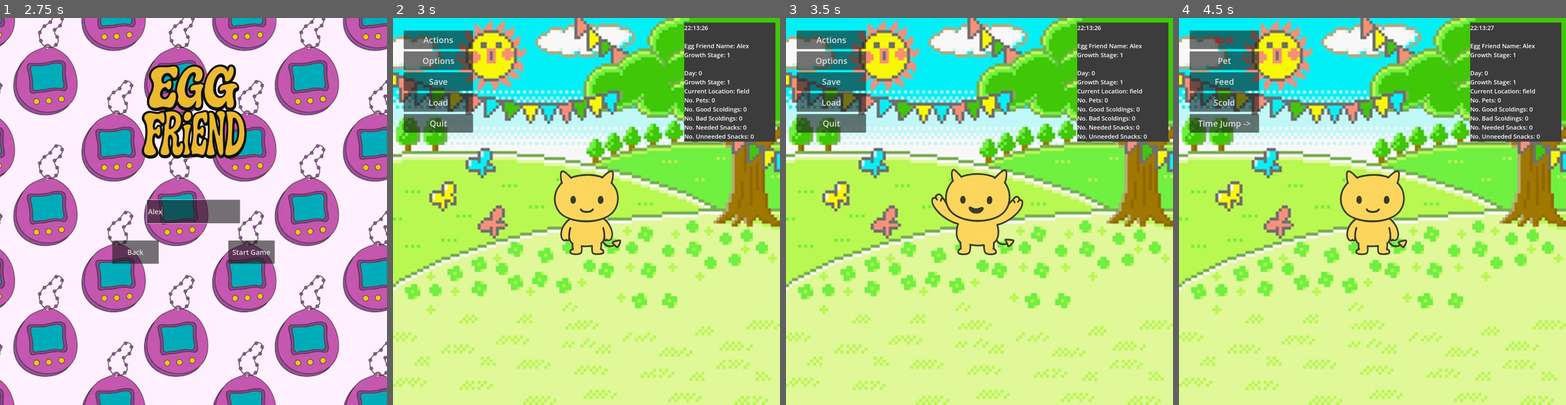
Above: before the commit, frames 1-4 (left to right).
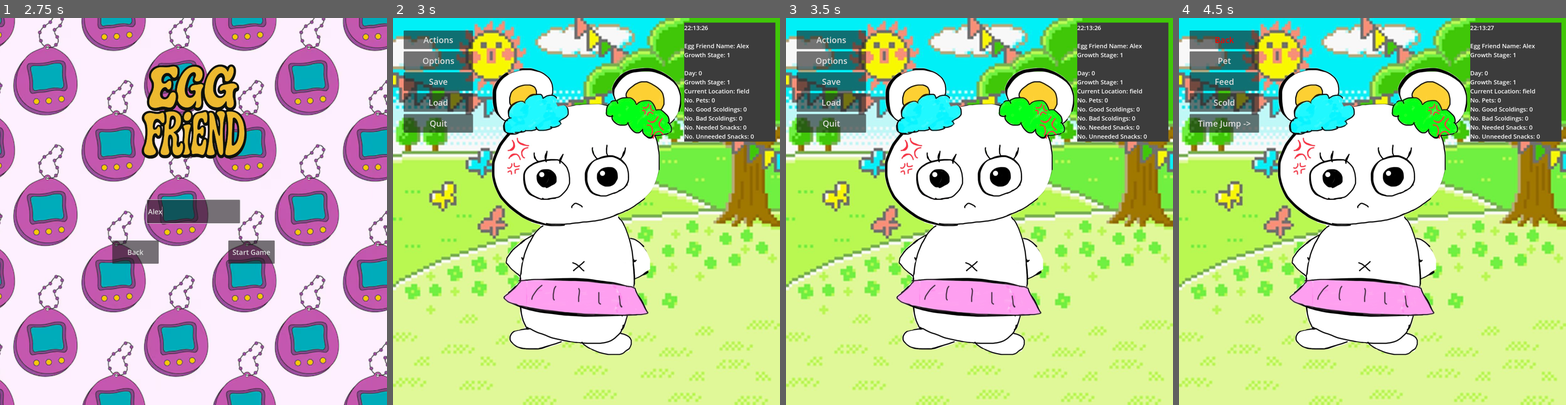
Above: after the commit, the same moments.

Repository: Izendi/egg_friend
Game: Godot game, scene res://assets/scenes/node_start_menu.tscn
Same seed, same stepped clock (60 frames per second), same inputs: the game is played once before the commit and once after it.
Inputs (mouse positions are in pixels of both pictures, inside the frame that each line leads up to):
- Up to frame 1 (2.75 s): click "New Game" at 0.5 s; click "New Egg" at 1.25 s; click (193, 211) at 2.02 s; type "Alex" at 2.1 s
- Up to frame 2 (3 s): click "Start Game" at 2.75 s
- Up to frame 3 (3.5 s): no input
- Up to frame 4 (4.5 s): tap Enter (ui_accept) at 3.5, 3.77 s; hold Right (ui_right) 3.53-4.25 s; click "Actions" at 4.25 s

Frame 1 is identical in both runs. In frame 2, 24% of the frame differs, in the area x 25-75%, y 12-88%; in frame 3, 24%; in frame 4, 24%.
Error before the commit: Attempt to call function 'store_string' in base 'null instance' on a null instance. (res://assets/scripts/GLOBAL.gd:80)
Error after the commit: Attempt to call function 'store_string' in base 'null instance' on a null instance. (res://assets/scripts/GLOBAL.gd:83)

Commit message:
added a student made sprite

Diff:
--- a/assets/scenes/areas/tamagotchi_global.gd
+++ b/assets/scenes/areas/tamagotchi_global.gd
@@ -34,6 +34,8 @@
 
 var current_egg_Friend_Scale: Vector2 = Vector2(1.0, 1.0)
 
+var oldEvolutionPath = ""
+
 # Called when the node enters the scene tree for the first time.
 func _ready():
 	# NORMAL WORK:
@@ -59,7 +61,7 @@
 
 	#load egg friend:
 	load_egg_friend(GLOBAL_game_data["egg_friend_type"])
-
+	oldEvolutionPath = GLOBAL_game_data["Evolution_Path"]
 	#For Debugging Purposes:
 	current_egg_Friend_Scale = egg_Friend_Scale
 	fit_egg_friend_to_viewport(current_egg_Friend_Scale)
@@ -152,7 +154,19 @@
 func load_egg_friend(type_name: String) -> void:
 	var path: String = ""
 	if type_name == "cd":
-		path = "res://assets/scenes/egg_friends/CD/node_2d_egg_friend_cd_baby.tscn"
+		if GLOBAL_game_data["Evolution_Path"] == "baby":
+			path = "res://assets/scenes/egg_friends/CD/node_2d_egg_friend_cd_baby.tscn"
+		elif GLOBAL_game_data["Evolution_Path"] == "bad_teen":
+			path = "res://assets/scenes/egg_friends/CD/node_2d_egg_friend_cd_bad_teen.tscn"
+		elif GLOBAL_game_data["Evolution_Path"] == "good_teen":
+			path = "res://assets/scenes/egg_friends/CD/node_2d_egg_friend_cd_good_teen.tscn"
+		elif GLOBAL_game_data["Evolution_Path"] == "bad_adult":
+			path = "res://assets/scenes/egg_friends/CD/node_2d_egg_friend_cd_bad_adult.tscn"
+		elif GLOBAL_game_data["Evolution_Path"] == "good_adult":
+			path = "res://assets/scenes/egg_friends/CD/node_2d_egg_friend_cd_good_adult.tscn"
+	elif type_name == "cutie":
+		if GLOBAL_game_data["Evolution_Path"] == "baby":
+			path = "res://assets/scenes/egg_friends/Cutie/node_2d_egg_friend_cutie_teen_good.tscn"
 	else:
 		path = "res://assets/scenes/egg_friends/CD/node_2d_egg_friend_cd_baby.tscn" # cd is the default
 		print("invalid name, using default egg friend (cd)")
@@ -170,6 +184,7 @@
 	var inst = scene.instantiate()
 	assert(inst is ef_interface) #type safety, ensures functional polymorphism
 	selected_egg_friend = inst as ef_interface
+	#assert(inst is ef_interface)
 
 	#this "add_child" function call will add the node to the scene hierarchy and
 	#	will cause things like @onready and the _ready function to start running
@@ -231,6 +246,19 @@
 		current_egg_Friend_Scale = egg_Friend_Scale
 		fit_egg_friend_to_viewport(current_egg_Friend_Scale)
 
+	if GLOBAL_game_data["Days"] < 6:
+		GLOBAL_game_data["Evolution_Path"] = "baby"
+	elif GLOBAL_game_data["Days"] > 6 and GLOBAL_game_data["Days"] <= 12:
+		GLOBAL_game_data["Evolution_Path"] = "bad_teen"
+	elif GLOBAL_game_data["Days"] > 12:
+		GLOBAL_game_data["Evolution_Path"] = "bad_adult"
+	else:
+		GLOBAL_game_data["Evolution_Path"] = "baby"
+
+	#HERE!!!
+	if oldEvolutionPath != GLOBAL_game_data["Evolution_Path"]:
+		load_egg_friend(GLOBAL_game_data["egg_friend_type"])
+		oldEvolutionPath = GLOBAL_game_data["egg_friend_type"]
 
 func _on_quit_game() -> void:
 	get_tree().quit()
--- a/assets/scenes/egg_friends/CD/node_2d_egg_friend_cd_baby.tscn
+++ b/assets/scenes/egg_friends/CD/node_2d_egg_friend_cd_baby.tscn
@@ -74,4 +74,4 @@
 
 [node name="AnimatedSprite2D" type="AnimatedSprite2D" parent="Node2D_animations"]
 sprite_frames = SubResource("SpriteFrames_voioc")
-animation = &"idle"
+animation = &"sleeping"
--- a/assets/scenes/egg_friends/CD/node_2d_egg_friend_cd_bad_adult.tscn
+++ b/assets/scenes/egg_friends/CD/node_2d_egg_friend_cd_bad_adult.tscn
@@ -1,5 +1,6 @@
-[gd_scene load_steps=10 format=3 uid="uid://c24raj2f5ik2a"]
+[gd_scene load_steps=11 format=3 uid="uid://c24raj2f5ik2a"]
 
+[ext_resource type="Script" uid="uid://corxt3bjmdlgd" path="res://assets/scripts/node_2d_egg_friend_cd_bad_adult.gd" id="1_7fvbe"]
 [ext_resource type="Texture2D" uid="uid://bgcr5tmlsyynm" path="res://assets/sprites/mySprites/CD/adult_nb_evil/adult_7-removebg-preview.png" id="1_7nu8c"]
 [ext_resource type="Texture2D" uid="uid://xfvxd2jlc5h6" path="res://assets/sprites/mySprites/CD/adult_nb_evil/ChatGPT_Image_Oct_26__2025__01_50_08_PM-0-2-removebg-preview.png" id="2_7fvbe"]
 [ext_resource type="Texture2D" uid="uid://v2ke4306woiu" path="res://assets/sprites/mySprites/CD/adult_nb_evil/ChatGPT_Image_Oct_26__2025__01_50_08_PM-1-0-removebg-preview.png" id="3_vnlnp"]
@@ -67,6 +68,7 @@
 }]
 
 [node name="Node2D_egg_friend_cd_badAdult" type="Node2D"]
+script = ExtResource("1_7fvbe")
 
 [node name="Node2D_animations" type="Node2D" parent="."]
 
--- a/assets/scenes/egg_friends/CD/node_2d_egg_friend_cd_bad_teen.tscn
+++ b/assets/scenes/egg_friends/CD/node_2d_egg_friend_cd_bad_teen.tscn
@@ -1,5 +1,6 @@
-[gd_scene load_steps=10 format=3 uid="uid://sloe184fr37o"]
+[gd_scene load_steps=11 format=3 uid="uid://sloe184fr37o"]
 
+[ext_resource type="Script" uid="uid://b5v7ak1ksfis0" path="res://assets/scripts/node_2d_egg_friend_cd_bad_teen.gd" id="1_ppblc"]
 [ext_resource type="Texture2D" uid="uid://c87ql5grtejdt" path="res://assets/sprites/mySprites/CD/teenager_nobg/teen_3-removebg-preview.png" id="1_vsru4"]
 [ext_resource type="Texture2D" uid="uid://c67lhfrukvquq" path="res://assets/sprites/mySprites/CD/teenager_nobg/teen_6-removebg-preview.png" id="2_ppblc"]
 [ext_resource type="Texture2D" uid="uid://csbb1t1yj50ux" path="res://assets/sprites/mySprites/CD/teenager_nobg/teen_7-removebg-preview.png" id="3_8fbks"]
@@ -67,6 +68,7 @@
 }]
 
 [node name="Node2D_egg_friend_cd_badTeen" type="Node2D"]
+script = ExtResource("1_ppblc")
 
 [node name="Node2D_animations" type="Node2D" parent="."]
 
--- a/assets/scenes/egg_friends/CD/node_2d_egg_friend_cd_good_adult.tscn
+++ b/assets/scenes/egg_friends/CD/node_2d_egg_friend_cd_good_adult.tscn
@@ -1,6 +1,7 @@
-[gd_scene load_steps=10 format=3 uid="uid://bidn0wtb75otw"]
+[gd_scene load_steps=11 format=3 uid="uid://bidn0wtb75otw"]
 
 [ext_resource type="Texture2D" uid="uid://ceub4a2k0iip8" path="res://assets/sprites/mySprites/CD/adult_good_nbg/adult_3-removebg-preview.png" id="1_hlnxc"]
+[ext_resource type="Script" uid="uid://cqicc8vawrdce" path="res://assets/scripts/node_2d_egg_friend_cd_good_adult.gd" id="1_r1xdj"]
 [ext_resource type="Texture2D" uid="uid://b75mquf8orn5f" path="res://assets/sprites/mySprites/CD/adult_good_nbg/adult_6-removebg-preview.png" id="2_r1xdj"]
 [ext_resource type="Texture2D" uid="uid://ck1h72wwgxpce" path="res://assets/sprites/mySprites/CD/adult_good_nbg/adult_7-removebg-preview.png" id="3_dqqt3"]
 [ext_resource type="Texture2D" uid="uid://hu3elw7ffagj" path="res://assets/sprites/mySprites/CD/adult_good_nbg/adult_1-removebg-preview.png" id="4_mubo1"]
@@ -67,6 +68,7 @@
 }]
 
 [node name="Node2D_egg_friend_cd_goodAdult" type="Node2D"]
+script = ExtResource("1_r1xdj")
 
 [node name="Node2D_animations" type="Node2D" parent="."]
 
--- a/assets/scenes/egg_friends/CD/node_2d_egg_friend_cd_good_teen.tscn
+++ b/assets/scenes/egg_friends/CD/node_2d_egg_friend_cd_good_teen.tscn
@@ -1,6 +1,7 @@
-[gd_scene load_steps=10 format=3 uid="uid://c177ytavgsgpq"]
+[gd_scene load_steps=11 format=3 uid="uid://c177ytavgsgpq"]
 
 [ext_resource type="Texture2D" uid="uid://hkkmnor623ti" path="res://assets/sprites/mySprites/CD/teenager_b_nobg/teen_3-removebg-preview.png" id="1_3gfvv"]
+[ext_resource type="Script" uid="uid://0lrwhrvk2gcn" path="res://assets/scripts/node_2d_egg_friend_cd_good_teen.gd" id="1_5aulu"]
 [ext_resource type="Texture2D" uid="uid://d27un8ujgoejn" path="res://assets/sprites/mySprites/CD/teenager_b_nobg/teen_6-removebg-preview.png" id="2_5aulu"]
 [ext_resource type="Texture2D" uid="uid://qd1lx45kmdpa" path="res://assets/sprites/mySprites/CD/teenager_b_nobg/teen_7-removebg-preview.png" id="3_m0kci"]
 [ext_resource type="Texture2D" uid="uid://b5lnelhioo6wg" path="res://assets/sprites/mySprites/CD/teenager_b_nobg/teen_1-removebg-preview (1).png" id="4_61f2g"]
@@ -67,9 +68,10 @@
 }]
 
 [node name="Node2D_egg_friend_cd_goodTeen" type="Node2D"]
+script = ExtResource("1_5aulu")
 
 [node name="Node2D_animations" type="Node2D" parent="."]
 
 [node name="AnimatedSprite2D" type="AnimatedSprite2D" parent="Node2D_animations"]
 sprite_frames = SubResource("SpriteFrames_n1iqq")
-animation = &"sleeping"
+animation = &"idle"
--- /dev/null
+++ b/assets/scenes/egg_friends/Cutie/node_2d_egg_friend_cutie_teen_good.tscn
@@ -0,0 +1,24 @@
+[gd_scene load_steps=4 format=3 uid="uid://d1yc5qnjh5ef0"]
+
+[ext_resource type="Script" uid="uid://2urqfq0hpr7b" path="res://node_2d_egg_friend_cutie_teen_good.gd" id="1_tq1lu"]
+[ext_resource type="Texture2D" uid="uid://b01e7a3de1cb3" path="res://assets/sprites/mySprites/Cutie/cutie.PNG" id="2_wc6tr"]
+
+[sub_resource type="SpriteFrames" id="SpriteFrames_i3vy3"]
+animations = [{
+"frames": [{
+"duration": 1.0,
+"texture": ExtResource("2_wc6tr")
+}],
+"loop": true,
+"name": &"idle",
+"speed": 5.0
+}]
+
+[node name="Node2D_egg_friend_cutie_teen_good" type="Node2D"]
+script = ExtResource("1_tq1lu")
+
+[node name="Node2D_animations" type="Node2D" parent="."]
+
+[node name="AnimatedSprite2D" type="AnimatedSprite2D" parent="Node2D_animations"]
+sprite_frames = SubResource("SpriteFrames_i3vy3")
+animation = &"idle"
--- a/assets/scripts/GLOBAL.gd
+++ b/assets/scripts/GLOBAL.gd
@@ -3,7 +3,7 @@
 #this is only updated during a load, this way we can rever to previous save
 @onready var default_empty_save_data = {
 		"save_slot_num": 1,
-		"egg_friend_type": "cd",
+		"egg_friend_type": "cutie",
 		"egg_friend_name": "empty",
 		"growth_stage": 1,
 		"Days": 0,
@@ -14,13 +14,14 @@
 		"No_Needed_Snacks": 0,
 		"No_Unneeded_Snacks": 0,
 		"No_Pets": 0,
-		"Unloaded": true
+		"Unloaded": true,
+		"Evolution_Path": "baby"
 		#"inventory": inventory,  # can be an Array or Dictionary
 	}
 
 @onready var loaded_save_data = {
 		"save_slot_num": 1,
-		"egg_friend_type": "cd",
+		"egg_friend_type": "cutie",
 		"egg_friend_name": "empty",
 		"growth_stage": 1,
 		"Days": 0,
@@ -31,14 +32,15 @@
 		"No_Needed_Snacks": 0,
 		"No_Unneeded_Snacks": 0,
 		"No_Pets": 0,
-		"Unloaded": true
+		"Unloaded": true,
+		"Evolution_Path": "baby"
 		#"inventory": inventory,  # can be an Array or Dictionary
 	}
 
 #this in updated during playtime on the fly
 @onready var current_game_data = {
 		"save_slot_num": 1,
-		"egg_friend_type": "cd",
+		"egg_friend_type": "cutie",
 		"egg_friend_name": "empty",
 		"growth_stage": 1,
 		"Days": 0,
@@ -49,7 +51,8 @@
 		"No_Needed_Snacks": 0,
 		"No_Unneeded_Snacks": 0,
 		"No_Pets": 0,
-		"Unloaded": true
+		"Unloaded": true,
+		"Evolution_Path": "baby"
 		#"inventory": inventory,  # can be an Array or Dictionary
 	}
 
--- /dev/null
+++ b/assets/scripts/node_2d_egg_friend_cd_bad_adult.gd
@@ -0,0 +1,13 @@
+extends "res://assets/scenes/areas/node_2d_i_egg_friend.gd"
+
+# Called when the node enters the scene tree for the first time.
+func _ready():
+	#Call the parents version of ready
+	super._ready()
+	#setAnimation("idle")
+	animate()
+
+
+# Called every frame. 'delta' is the elapsed time since the previous frame.
+func _process(delta):
+	super._process(delta)
--- /dev/null
+++ b/assets/scripts/node_2d_egg_friend_cd_bad_teen.gd
@@ -0,0 +1,13 @@
+extends "res://assets/scenes/areas/node_2d_i_egg_friend.gd"
+
+# Called when the node enters the scene tree for the first time.
+func _ready():
+	#Call the parents version of ready
+	super._ready()
+	#setAnimation("idle")
+	animate()
+
+
+# Called every frame. 'delta' is the elapsed time since the previous frame.
+func _process(delta):
+	super._process(delta)
--- /dev/null
+++ b/assets/scripts/node_2d_egg_friend_cd_good_adult.gd
@@ -0,0 +1,13 @@
+extends "res://assets/scenes/areas/node_2d_i_egg_friend.gd"
+
+# Called when the node enters the scene tree for the first time.
+func _ready():
+	#Call the parents version of ready
+	super._ready()
+	#setAnimation("idle")
+	animate()
+
+
+# Called every frame. 'delta' is the elapsed time since the previous frame.
+func _process(delta):
+	super._process(delta)
--- /dev/null
+++ b/assets/scripts/node_2d_egg_friend_cd_good_teen.gd
@@ -0,0 +1,13 @@
+extends "res://assets/scenes/areas/node_2d_i_egg_friend.gd"
+
+# Called when the node enters the scene tree for the first time.
+func _ready():
+	#Call the parents version of ready
+	super._ready()
+	#setAnimation("idle")
+	animate()
+
+
+# Called every frame. 'delta' is the elapsed time since the previous frame.
+func _process(delta):
+	super._process(delta)
--- a/assets/scripts/start_menu_canvas_layer.gd
+++ b/assets/scripts/start_menu_canvas_layer.gd
@@ -108,7 +108,7 @@
 		play_bad_input_sound()
 		return
 
-	new_egg_friend_slot.emit(active_save_slot_num, name_input_text.text, "cd") # NEED TO CHANGE THIS to be dynamic
+	new_egg_friend_slot.emit(active_save_slot_num, name_input_text.text, GLOBAL.default_empty_save_data["egg_friend_type"]) # NEED TO CHANGE THIS to be dynamic
 
 
 func _on_button_quit_game_pressed():
--- /dev/null
+++ b/node_2d_egg_friend_cutie_teen_good.gd
@@ -0,0 +1,13 @@
+extends "res://assets/scenes/areas/node_2d_i_egg_friend.gd"
+
+# Called when the node enters the scene tree for the first time.
+func _ready():
+	#Call the parents version of ready
+	super._ready()
+	#setAnimation("idle")
+	animate()
+
+
+# Called every frame. 'delta' is the elapsed time since the previous frame.
+func _process(delta):
+	super._process(delta)
Not shown, added: assets/scripts/node_2d_egg_friend_cd_bad_adult.gd.uid
Not shown, added: assets/scripts/node_2d_egg_friend_cd_bad_teen.gd.uid
Not shown, added: assets/scripts/node_2d_egg_friend_cd_good_adult.gd.uid
Not shown, added: assets/scripts/node_2d_egg_friend_cd_good_teen.gd.uid
Binary file added: assets/sprites/mySprites/Cutie/cutie.PNG
Not shown, added: assets/sprites/mySprites/Cutie/cutie.PNG.import
Not shown, added: node_2d_egg_friend_cutie_teen_good.gd.uid
